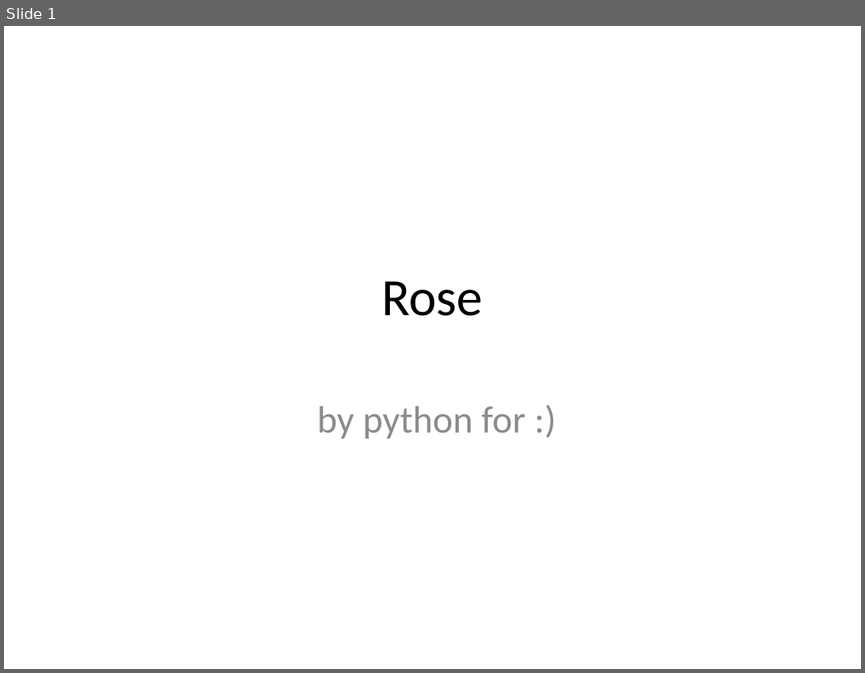
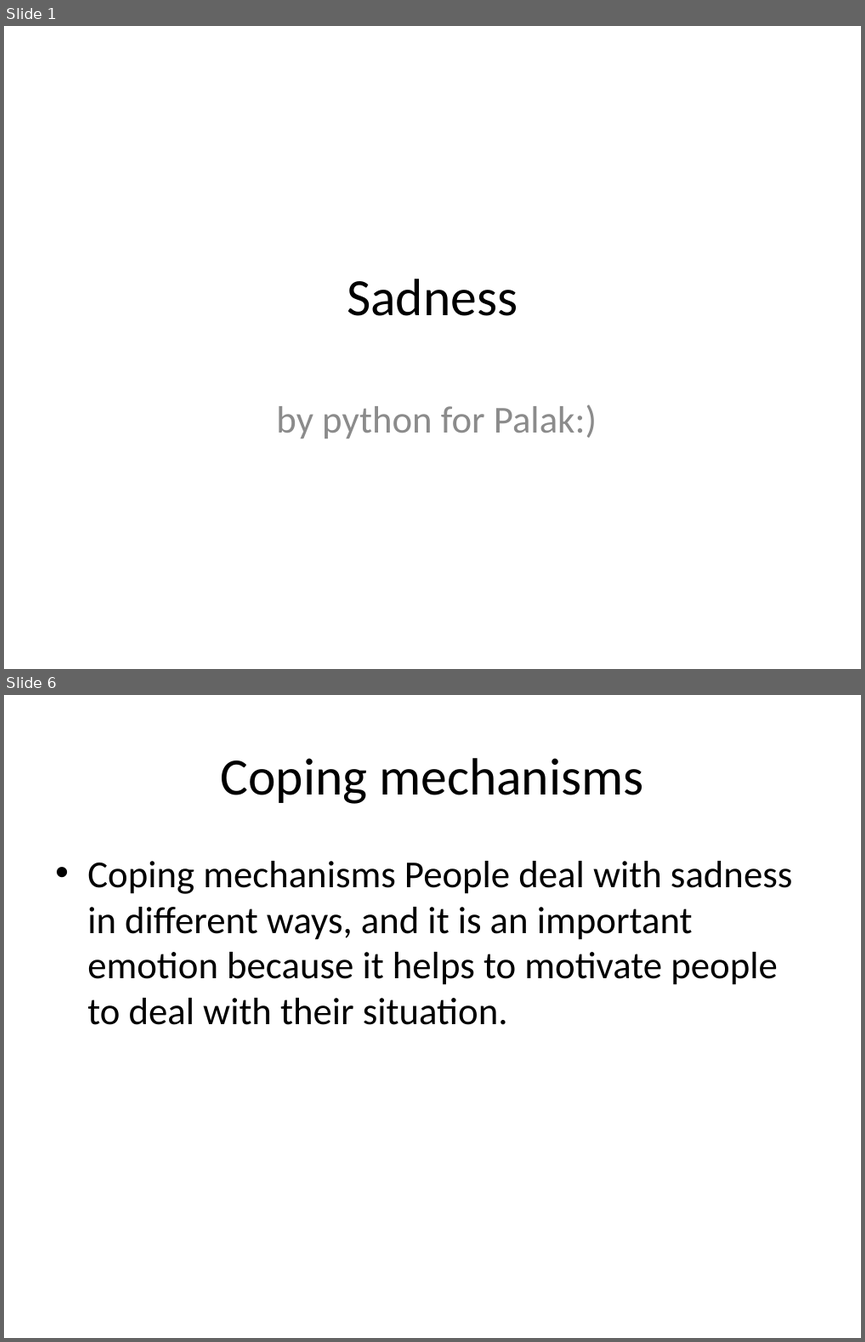
Before and after one commit to eppisai/Uplift---Smart-educational-Platform, a slide deck: AutoPPT-main/something.pptx. Shown one above the other, each under a label of ours: slide 1 before the commit, slides 1 and 6 after it; the slides between them are not shown. The pictures are 865x673 and 865x1342 pixels, drawn with LibreOffice and Linux fonts; fonts in the diff are those of the drawing. Boxes give left, top, right and bottom in pixels: in the first picture for what was removed or moved away, otherwise in the second. Text is boxed around its words. In the diff, an @@ line names an element or a change of style, - is before the commit and + after.

Commit message:
sad palak

```diff
--- a/AutoPPT-main/something.pptx
+++ b/AutoPPT-main/something.pptx
@@ slide 6 added at [4,695,861,1338], background #FFFFFF @@
@@ title added at [220,758,643,804], 44 pt, text #000000 @@
+Coping mechanisms
@@ text added at [87,861,792,1025], 32 pt, text #000000 @@
+• Coping mechanisms People deal with sadness in different ways, and it is an important emotion because it helps to motivate people to deal with their situation.
@@ slide 1 changed as well @@
@@ title at [347,278,517,316]: text changed @@
-Rose
+Sadness
@@ subtitle at [276,404,596,438]: text changed @@
-by python for :)
+by python for Palak:)
```
Also in this commit, not shown: 7 other slides added, 14 slides removed, 1 other file.
